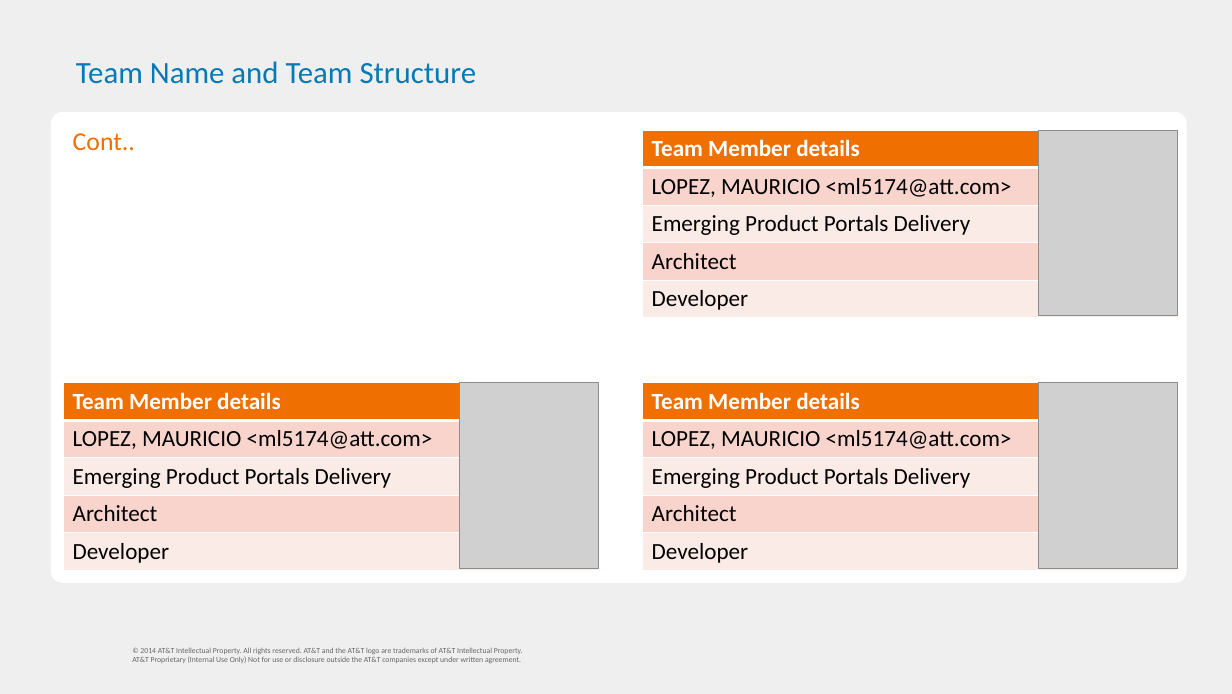
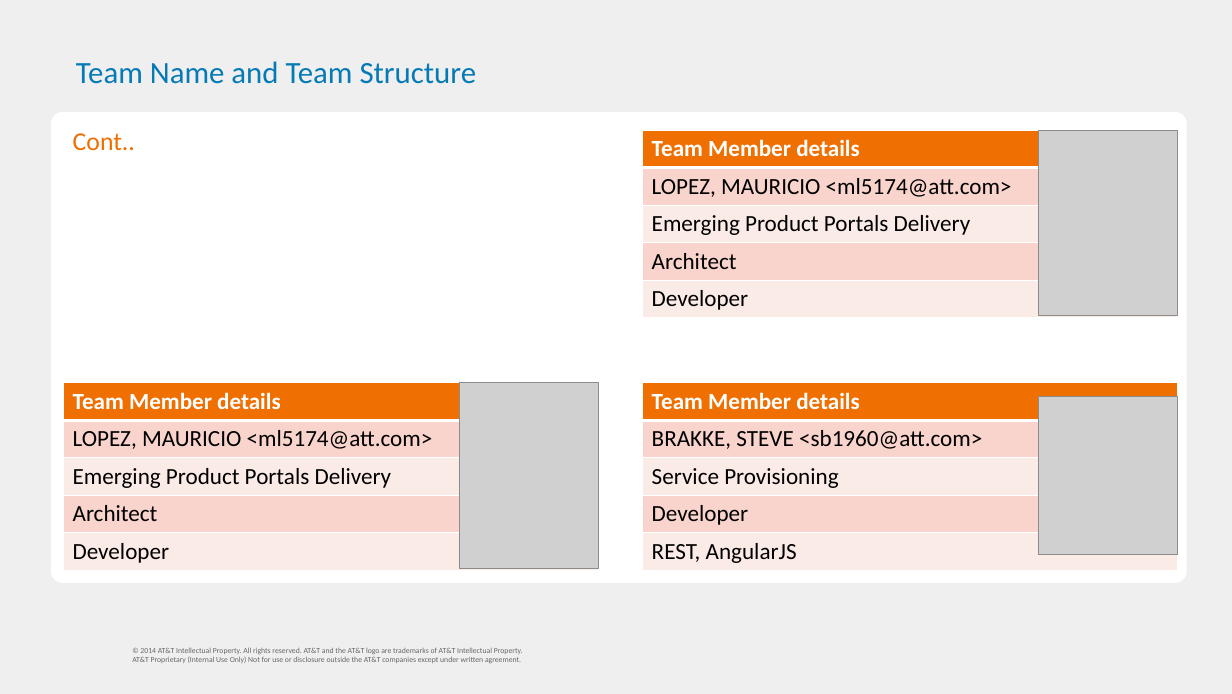
Before and after one commit to km4657/BraveHackers2014, a slide deck: slide 5 of shortener/BraveHackers/web/presentation/Mobilithon_Final_Presentation_Bravehackers.pptx. Drawn at 1232x694 pixels with LibreOffice and Linux fonts; fonts in the diff are those of the drawing; grey boxes stand for pictures; background and template pictures are left out. Boxes give left, top, right and bottom in pixels: in the first picture for what was removed or moved away, otherwise in the second. Text is boxed around its words. In the diff, an @@ line names an element or a change of style, - is before the commit and + after.

Commit message:
added Steve to powerpoint

```diff
--- a/shortener/BraveHackers/web/presentation/Mobilithon_Final_Presentation_Bravehackers.pptx
+++ b/shortener/BraveHackers/web/presentation/Mobilithon_Final_Presentation_Bravehackers.pptx
@@ table at (643,383,1177,571) @@
-row 2: LOPEZ, MAURICIO <ml5174@att.com>
-row 3: Emerging Product Portals Delivery
-row 4: Architect
+row 2: BRAKKE, STEVE <sb1960@att.com>
+row 3: Service Provisioning
+row 5: REST, AngularJS
@@ picture: place and size @@
-picture at (1038,383,1177,569)
+picture at (1038,396,1177,555)
```
Also in this commit, not shown: 1 other slide changed.
